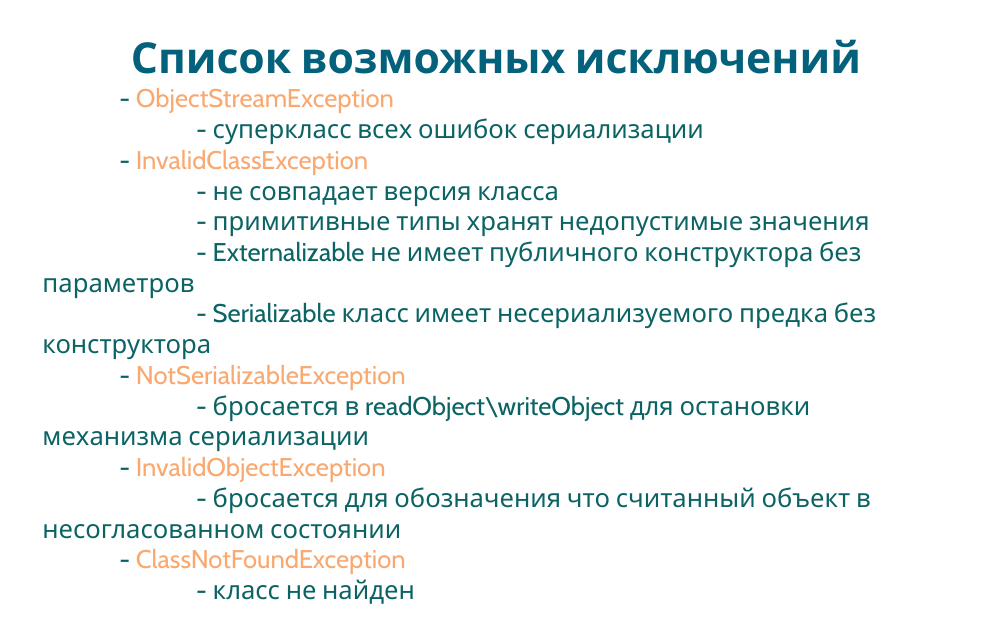
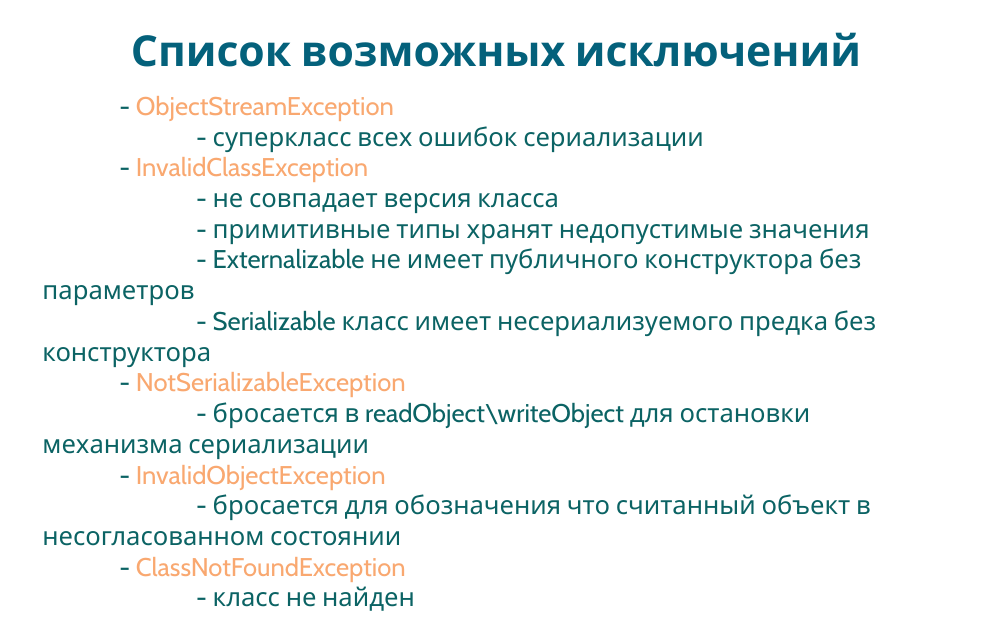
Before and after one commit to pixie1977/JavaSchoolSerialization, a slide deck: slide 39 of JavaSchoolSerialization.odp. Drawn at 1008x635 pixels with LibreOffice and Linux fonts; fonts in the diff are those of the drawing; background and template pictures are left out. Boxes give left, top, right and bottom in pixels: in the first picture for what was removed or moved away, otherwise in the second. Text is boxed around its words. In the diff, an @@ line names an element or a change of style, - is before the commit and + after.

```diff
--- a/JavaSchoolSerialization.odp
+++ b/JavaSchoolSerialization.odp
@@ subtitle "Список возможных исключений" moved from (x1=42, y1=39, x2=876, y2=604) to (x1=42, y1=32, x2=876, y2=611) @@
@@ subtitle at (x1=131, y1=32, x2=861, y2=67): more space between paragraphs @@
```
Also in this commit, not shown: 52 other slides changed, 1 other file.
